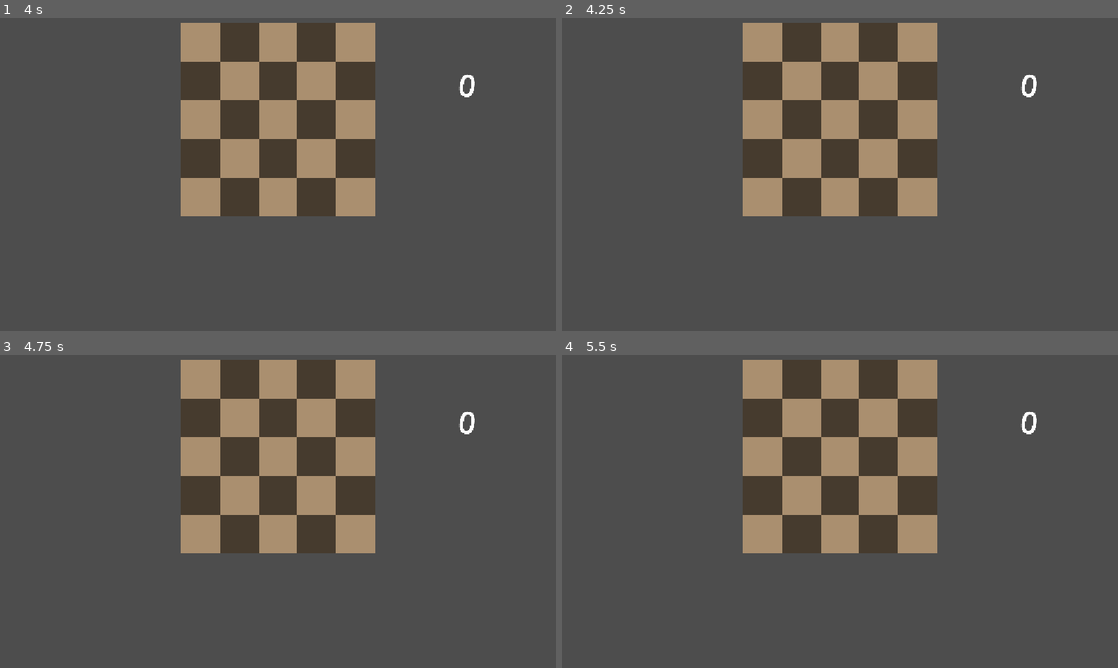
Above: before the commit, frames 1-4 (two rows, left to right).
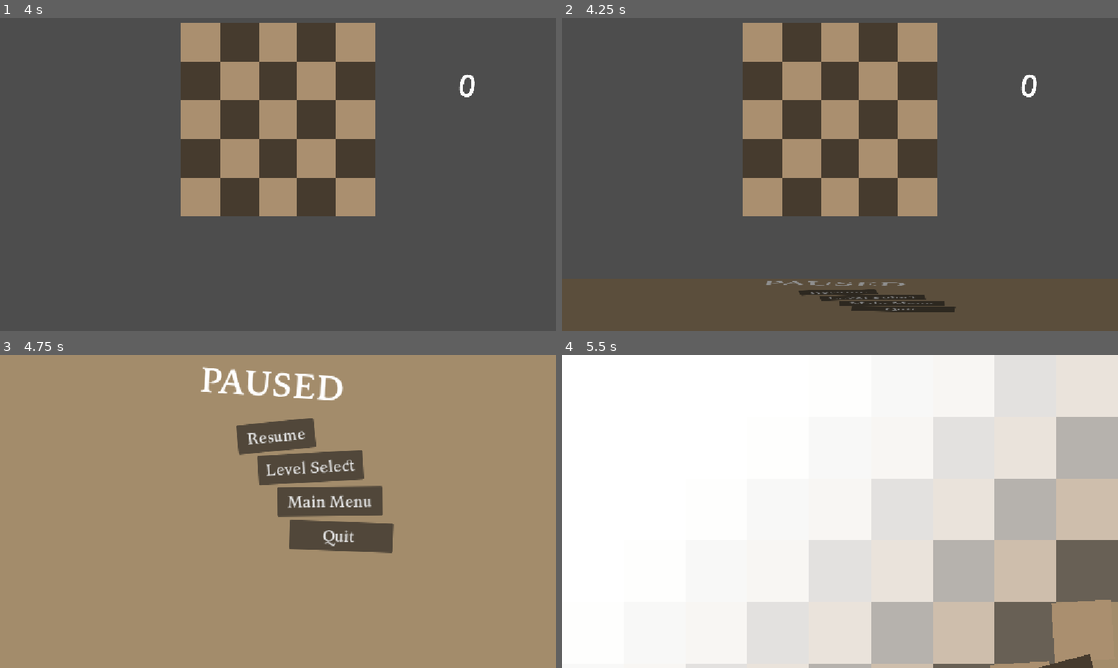
Above: after the commit, the same moments.

Repository: yourname3/gmtk-2026
Game: Godot game, scene res://level_base.tscn
Two runs of this game, one before a commit and one after it. Both use one fixed random seed, a clock stepped at 60 frames per second and the inputs below.
Inputs (mouse positions are in pixels of both pictures, inside the frame that each line leads up to):
- Up to frame 1 (4 s): tap Enter at 0.5, 2, 3.5 s; move the mouse to (400, 158) at 0.52 s; click (400, 158) at 0.6 s; tap Space at 1.25, 2.75 s; move the mouse to (166, 190) at 1.27 s; click (166, 190) at 1.35 s; move the mouse to (333, 105) at 2.02 s; click (333, 105) at 2.1 s; move the mouse to (250, 237) at 2.77 s; click (250, 237) at 2.85 s; move the mouse to (444, 221) at 3.52 s; click (444, 221) at 3.6 s
- Up to frame 2 (4.25 s): tap Escape (pause, bound only after the commit) at 4.15 s
- Up to frame 3 (4.75 s): click (278, 630) at 4.25 s, where only the run after the commit has a clickable "Resume"
- Up to frame 4 (5.5 s): click (873, 467) at 5 s, where only the run after the commit has a clickable "Level Select"

Frame 1 is identical in both runs. In frame 2, 1.2% of the frame differs, in the area x 36-71%, y 84-94%; in frame 3, 89%; in frame 4, 100%, in the area x 0-100%, y 0-100%.

Commit message:
Implement most of pause menu

Diff:
--- a/level_base.tscn
+++ b/level_base.tscn
@@ -9,6 +9,7 @@
 [ext_resource type="PackedScene" uid="uid://dkp8oou7e0gjs" path="res://clock/clock.tscn" id="7_ucx4l"]
 [ext_resource type="FontFile" uid="uid://duavmdhnyehrq" path="res://font/Kelvinch-Roman.otf" id="8_agx4c"]
 [ext_resource type="Script" uid="uid://boelojhpopqmn" path="res://level/undo_button.gd" id="9_x6ek4"]
+[ext_resource type="PackedScene" uid="uid://bi3lyalojid0q" path="res://pause_menu/pause_menu.tscn" id="10_a5rkb"]
 
 [sub_resource type="TileSetAtlasSource" id="TileSetAtlasSource_x6ek4"]
 texture = ExtResource("2_ucx4l")
@@ -72,3 +73,6 @@
 
 [node name="Clock" parent="CanvasLayer/Control" unique_id=444931598 instance=ExtResource("7_ucx4l")]
 position = Vector2(2900, 423)
+
+[node name="PauseMenu" parent="." unique_id=2069674681 instance=ExtResource("10_a5rkb")]
+layer = 2
--- /dev/null
+++ b/pause_menu/pause_menu.gd
@@ -0,0 +1,39 @@
+extends Control
+class_name PauseMenu
+
+# Called when the node enters the scene tree for the first time.
+func _ready() -> void:
+	process_mode = Node.PROCESS_MODE_ALWAYS
+	hide()
+
+	%Resume.pressed.connect(unpause)
+	%LevelSelect.pressed.connect(func():
+		SceneTransition.change_scene_to_path(&"res://level_select/level_select.tscn")
+	)
+	%MainMenu.pressed.connect(func():
+		SceneTransition.change_scene_to_path(&"res://main_menu/main_menu.tscn")
+	)
+	if OS.has_feature("web"):
+		# Disable quite button on web
+		%Quit.hide()
+	else:
+		%Quit.pressed.connect(func():
+			get_tree().quit()
+		)
+
+func pause() -> void:
+	%AnimationPlayer.play(&"open")
+	get_tree().paused = true
+func unpause() -> void:
+	%AnimationPlayer.play(&"close")
+	get_tree().paused = false
+
+func toggle_pause() -> void:
+	if get_tree().paused:
+		unpause()
+	else:
+		pause()
+
+func _process(delta: float) -> void:
+	if Input.is_action_just_pressed(&"pause"):
+		toggle_pause()
--- /dev/null
+++ b/pause_menu/pause_menu.tscn
@@ -0,0 +1,218 @@
+[gd_scene format=3 uid="uid://bi3lyalojid0q"]
+
+[ext_resource type="FontFile" uid="uid://clh665yxwwet" path="res://font/Kelvinch-Bold.otf" id="1_5hbt6"]
+[ext_resource type="Script" uid="uid://d1vebeskhojli" path="res://pause_menu/pause_menu.gd" id="2_rd7dy"]
+
+[sub_resource type="Theme" id="Theme_5hbt6"]
+default_font = ExtResource("1_5hbt6")
+Button/font_sizes/font_size = 32
+
+[sub_resource type="StyleBoxFlat" id="StyleBoxFlat_5hbt6"]
+bg_color = Color(0.6398211, 0.5506212, 0.42015097, 1)
+
+[sub_resource type="Animation" id="Animation_uwtdo"]
+length = 0.001
+tracks/0/type = "value"
+tracks/0/imported = false
+tracks/0/enabled = true
+tracks/0/path = NodePath("Panel:scale")
+tracks/0/interp = 1
+tracks/0/loop_wrap = true
+tracks/0/keys = {
+"times": PackedFloat32Array(0),
+"transitions": PackedFloat32Array(1),
+"update": 0,
+"values": [Vector2(1, 1)]
+}
+tracks/1/type = "value"
+tracks/1/imported = false
+tracks/1/enabled = true
+tracks/1/path = NodePath(".:visible")
+tracks/1/interp = 1
+tracks/1/loop_wrap = true
+tracks/1/keys = {
+"times": PackedFloat32Array(0),
+"transitions": PackedFloat32Array(1),
+"update": 1,
+"values": [true]
+}
+tracks/2/type = "value"
+tracks/2/imported = false
+tracks/2/enabled = true
+tracks/2/path = NodePath("Panel:modulate")
+tracks/2/interp = 1
+tracks/2/loop_wrap = true
+tracks/2/keys = {
+"times": PackedFloat32Array(0),
+"transitions": PackedFloat32Array(1),
+"update": 0,
+"values": [Color(1, 1, 1, 1)]
+}
+
+[sub_resource type="Animation" id="Animation_b4s0c"]
+resource_name = "close"
+length = 0.3
+tracks/0/type = "value"
+tracks/0/imported = false
+tracks/0/enabled = true
+tracks/0/path = NodePath("Panel:scale")
+tracks/0/interp = 2
+tracks/0/loop_wrap = false
+tracks/0/keys = {
+"times": PackedFloat32Array(0, 0.10000001, 0.3),
+"transitions": PackedFloat32Array(1, 1, 1),
+"update": 0,
+"values": [Vector2(1, 1), Vector2(1.2, 1), Vector2(0, 1)]
+}
+tracks/1/type = "value"
+tracks/1/imported = false
+tracks/1/enabled = true
+tracks/1/path = NodePath(".:visible")
+tracks/1/interp = 1
+tracks/1/loop_wrap = true
+tracks/1/keys = {
+"times": PackedFloat32Array(0, 0.3),
+"transitions": PackedFloat32Array(1, 1),
+"update": 1,
+"values": [true, false]
+}
+tracks/2/type = "value"
+tracks/2/imported = false
+tracks/2/enabled = true
+tracks/2/path = NodePath("Panel:modulate")
+tracks/2/interp = 2
+tracks/2/loop_wrap = true
+tracks/2/keys = {
+"times": PackedFloat32Array(0, 0.3),
+"transitions": PackedFloat32Array(1, 1),
+"update": 0,
+"values": [Color(1, 1, 1, 1), Color(0.5211406, 0.5211406, 0.5211405, 1)]
+}
+
+[sub_resource type="Animation" id="Animation_rd7dy"]
+resource_name = "open"
+length = 0.3
+tracks/0/type = "value"
+tracks/0/imported = false
+tracks/0/enabled = true
+tracks/0/path = NodePath("Panel:scale")
+tracks/0/interp = 2
+tracks/0/loop_wrap = false
+tracks/0/keys = {
+"times": PackedFloat32Array(0, 0.20000002, 0.3),
+"transitions": PackedFloat32Array(1, 1, 1),
+"update": 0,
+"values": [Vector2(1, 1e-05), Vector2(1, 1.131), Vector2(1, 1)]
+}
+tracks/1/type = "value"
+tracks/1/imported = false
+tracks/1/enabled = true
+tracks/1/path = NodePath(".:visible")
+tracks/1/interp = 1
+tracks/1/loop_wrap = true
+tracks/1/keys = {
+"times": PackedFloat32Array(0),
+"transitions": PackedFloat32Array(1),
+"update": 1,
+"values": [true]
+}
+tracks/2/type = "value"
+tracks/2/imported = false
+tracks/2/enabled = true
+tracks/2/path = NodePath("Panel:modulate")
+tracks/2/interp = 2
+tracks/2/loop_wrap = true
+tracks/2/keys = {
+"times": PackedFloat32Array(0, 0.3),
+"transitions": PackedFloat32Array(1, 1),
+"update": 0,
+"values": [Color(0.5211406, 0.5211406, 0.5211405, 1), Color(1, 1, 1, 1)]
+}
+
+[sub_resource type="AnimationLibrary" id="AnimationLibrary_uwtdo"]
+_data = {
+&"RESET": SubResource("Animation_uwtdo"),
+&"close": SubResource("Animation_b4s0c"),
+&"open": SubResource("Animation_rd7dy")
+}
+
+[node name="PauseMenu" type="CanvasLayer" unique_id=2069674681]
+
+[node name="Control" type="Control" parent="." unique_id=1948528632]
+layout_mode = 3
+anchors_preset = 15
+anchor_right = 1.0
+anchor_bottom = 1.0
+grow_horizontal = 2
+grow_vertical = 2
+theme = SubResource("Theme_5hbt6")
+script = ExtResource("2_rd7dy")
+
+[node name="Panel" type="Panel" parent="Control" unique_id=1863923423]
+layout_mode = 1
+anchors_preset = 15
+anchor_right = 1.0
+anchor_bottom = 1.0
+grow_horizontal = 2
+grow_vertical = 2
+pivot_offset_ratio = Vector2(1, 1)
+theme_override_styles/panel = SubResource("StyleBoxFlat_5hbt6")
+
+[node name="Label" type="Label" parent="Control/Panel" unique_id=1804845143]
+layout_mode = 1
+anchors_preset = 5
+anchor_left = 0.5
+anchor_right = 0.5
+offset_left = -158.0
+offset_top = 1.9999999
+offset_right = 141.0
+offset_bottom = 99.0
+grow_horizontal = 2
+rotation = 0.06561379
+theme_override_fonts/font = ExtResource("1_5hbt6")
+theme_override_font_sizes/font_size = 72
+text = "PAUSED"
+
+[node name="Resume" type="Button" parent="Control/Panel" unique_id=1620684311]
+unique_name_in_owner = true
+layout_mode = 0
+offset_left = 489.0
+offset_top = 146.0
+offset_right = 650.0
+offset_bottom = 207.0
+rotation = -0.10014474
+text = "Resume"
+
+[node name="LevelSelect" type="Button" parent="Control/Panel" unique_id=1324414092]
+unique_name_in_owner = true
+layout_mode = 0
+offset_left = 533.0
+offset_top = 209.0
+offset_right = 751.09125
+offset_bottom = 270.0
+rotation = -0.057214953
+text = "Level Select"
+
+[node name="MainMenu" type="Button" parent="Control/Panel" unique_id=623167055]
+unique_name_in_owner = true
+layout_mode = 0
+offset_left = 574.0
+offset_top = 274.00003
+offset_right = 792.09125
+offset_bottom = 335.00003
+rotation = -0.010604518
+text = "Main Menu"
+
+[node name="Quit" type="Button" parent="Control/Panel" unique_id=706336993]
+unique_name_in_owner = true
+layout_mode = 0
+offset_left = 600.99994
+offset_top = 341.0
+offset_right = 815.8616
+offset_bottom = 402.0
+rotation = 0.035968754
+text = "Quit "
+
+[node name="AnimationPlayer" type="AnimationPlayer" parent="Control" unique_id=1320943917]
+unique_name_in_owner = true
+libraries/ = SubResource("AnimationLibrary_uwtdo")
--- a/project.godot
+++ b/project.godot
@@ -40,6 +40,13 @@
 "events": [Object(InputEventMouseButton,"resource_local_to_scene":false,"resource_name":"","device":-1,"window_id":0,"a …(253 unchanged characters)…
 ]
 }
+pause={
+"deadzone": 0.2,
+"events": [Object(InputEventKey,"resource_local_to_scene":false,"resource_name":"","device":-1,"window_id":0,"alt_pressed":false,"shift_pressed":false,"ctrl_pressed":false,"meta_pressed":false,"pressed":false,"keycode":0,"physical_keycode":4194305,"key_label":0,"unicode":0,"location":0,"echo":false,"script":null)
+, Object(InputEventKey,"resource_local_to_scene":false,"resource_name":"","device":-1,"window_id":0,"alt_pressed":false,"shift_pressed":false,"ctrl_pressed":false,"meta_pressed":false,"pressed":false,"keycode":0,"physical_keycode":80,"key_label":0,"unicode":112,"location":0,"echo":false,"script":null)
+, Object(InputEventJoypadButton,"resource_local_to_scene":false,"resource_name":"","device":-1,"button_index":6,"pressure":0.0,"pressed":false,"script":null)
+]
+}
 
 [physics]
 
--- a/scene_transition/scene_transition.gd
+++ b/scene_transition/scene_transition.gd
@@ -6,11 +6,15 @@
 const COLOR_ONE = Color("#aa8f6f")
 const COLOR_TWO = Color("#463b2e")
 
+func _ready() -> void:
+	process_mode = Node.PROCESS_MODE_ALWAYS
+
 func change_scene_to_path(path: StringName) -> void:
 	if next_scene != &"<avail>":
 		return
 
 	var size = get_viewport().get_visible_rect().size
+	get_tree().paused = true
 
 	var x = 64
 	var xi: int = 0
@@ -50,6 +54,7 @@
 		#try = load(path)
 	get_tree().change_scene_to_node(node)
 	await get_tree().create_timer(0.2, true).timeout
+	get_tree().paused = false
 
 	for child in get_children():
 		child.second_anim()
Not shown, added: pause_menu/pause_menu.gd.uid
